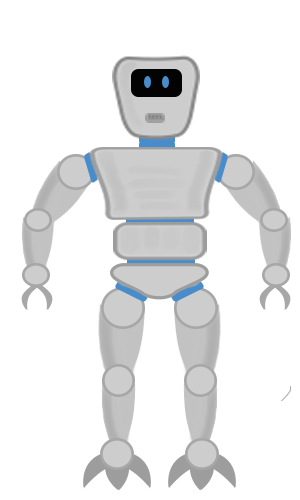
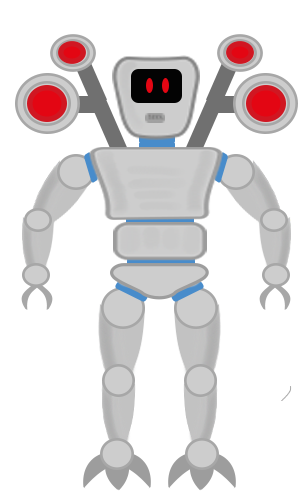
The second 300px x 500px image is a revision of the first. Changes to its layers:
painted on "Abgerundetes Rechteck 7" over [131, 69, 182, 103]
added group "weapins Kopie" with 11 layers above "weapins" over [186, 34, 298, 148]
added group "kanone Kopie" (1st of 2, in "weapins Kopie") with 3 layers in group "weapins Kopie" over [217, 34, 263, 72]
added layer "Ellipse 2 Kopie 6" (1st of 4, in "weapins Kopie" › "kanone Kopie") in group "kanone Kopie" over [217, 34, 263, 72]
added group "kanone" (1st of 2, in "weapins Kopie") with 3 layers in group "weapins Kopie" over [233, 73, 298, 134]
added layer "Ellipse 2 Kopie 7" (2nd of 4, in "weapins Kopie" › "kanone") in group "kanone" over [242, 81, 290, 126]
added layer "Ellipse 2 Kopie 6" (2nd of 4, in "weapins Kopie" › "kanone") in group "kanone" over [233, 73, 298, 134]
added layer "Rechteck 2 Kopie" (1st of 2, in "weapins Kopie") in group "weapins Kopie" over [206, 46, 244, 106]
added layer "Rechteck 2" (1st of 2, in "weapins Kopie") in group "weapins Kopie" over [186, 96, 223, 148]
added group "weapins" with 11 layers above "legs" over [15, 34, 127, 148]
added group "kanone Kopie" (2nd of 2, in "weapins") with 3 layers in group "weapins" over [50, 34, 96, 72]
added layer "Ellipse 2 Kopie 6" (3rd of 4, in "weapins" › "kanone Kopie") in group "kanone Kopie" over [50, 34, 96, 72]
added group "kanone" (2nd of 2, in "weapins") with 3 layers in group "weapins" over [15, 73, 80, 134]
added layer "Ellipse 2 Kopie 7" (4th of 4, in "weapins" › "kanone") in group "kanone" over [23, 81, 71, 126]
added layer "Ellipse 2 Kopie 6" (4th of 4, in "weapins" › "kanone") in group "kanone" over [15, 73, 80, 134]
added layer "Rechteck 2 Kopie" (2nd of 2, in "weapins") in group "weapins" over [69, 46, 107, 106]
added layer "Rechteck 2" (2nd of 2, in "weapins") in group "weapins" over [90, 96, 127, 148]
…and 11 more changes (9 added, 1 painted, 1 removed)
